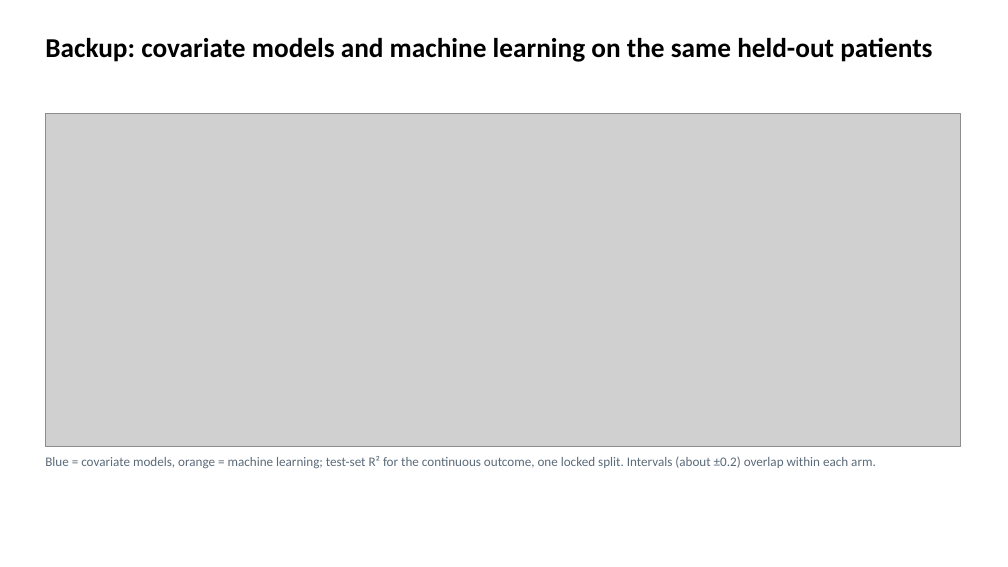
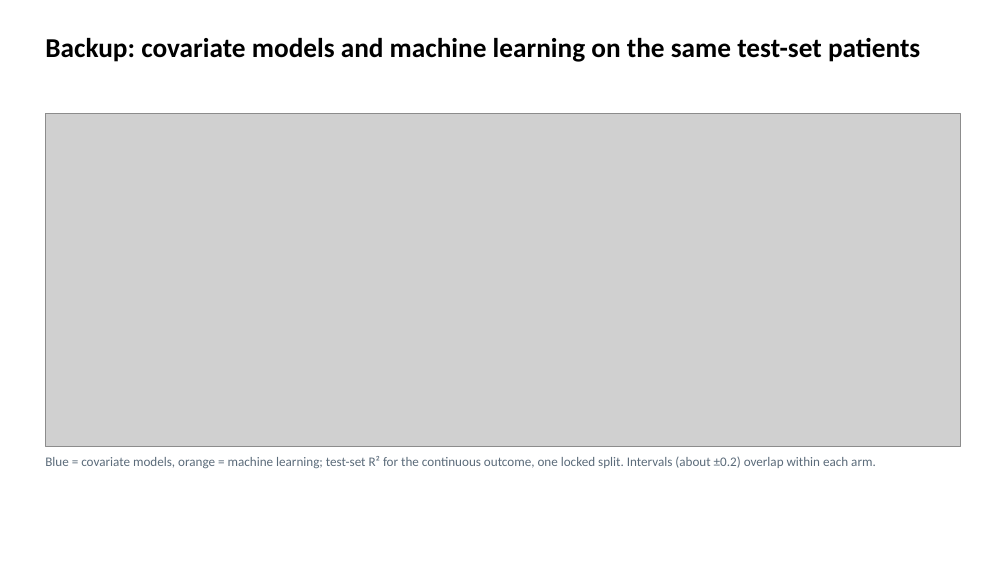
Before and after one commit to euibeom135-cell/acop2026-hackathon-team1, a slide deck: slide 10 of slides/Team1_DM1_slides.pptx. Drawn at 1008x567 pixels with LibreOffice and Linux fonts; fonts in the diff are those of the drawing; grey boxes stand for pictures. Boxes give left, top, right and bottom in pixels: in the first picture for what was removed or moved away, otherwise in the second. Text is boxed around its words. In the diff, an @@ line names an element or a change of style, - is before the commit and + after.

```diff
--- a/slides/Team1_DM1_slides.pptx
+++ b/slides/Team1_DM1_slides.pptx
@@ title at box(45, 38, 920, 62): text changed @@
-Backup: covariate models and machine learning on the same held-out patients
+Backup: covariate models and machine learning on the same test-set patients
```
Also in this commit, not shown: 6 other slides changed.
